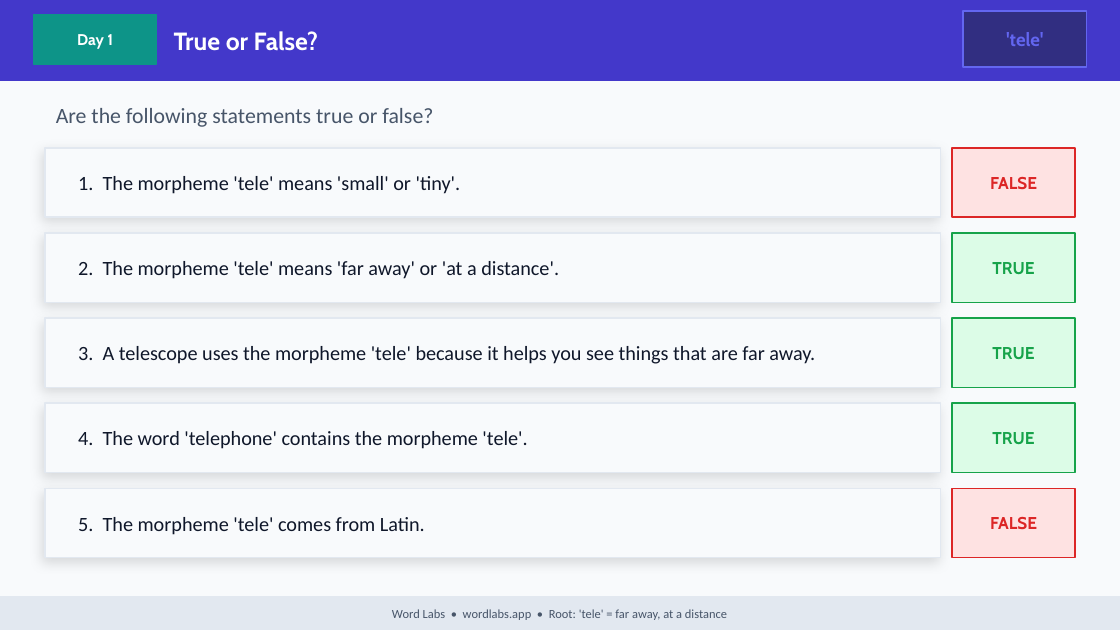
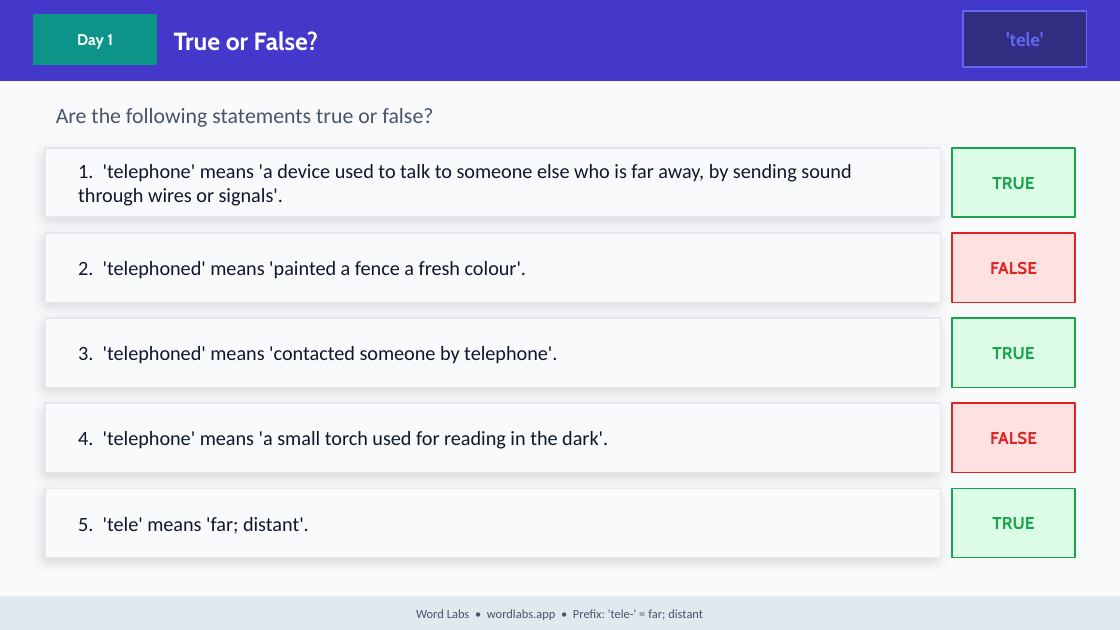
Before and after one commit to NickD135/morphology-builder, a slide deck: slide 5 of output/wordlabs-tele-3day.pptx. Drawn at 1120x630 pixels with LibreOffice and Linux fonts; fonts in the diff are those of the drawing. Boxes give left, top, right and bottom in pixels: in the first picture for what was removed or moved away, otherwise in the second. Text is boxed around its words. In the diff, an @@ line names an element or a change of style, - is before the commit and + after.

Commit message:
fix(deck-accuracy): type-override combining forms (tele/photo/chrono/horo as prefixes), skip non-morpheme 'remove'
tele(22)/photo(8)/chrono(6)/horo(3) were real prefixes mislisted as base decks — building them
as prefix content (keeping base filenames) generates them from existing words, zero new content.
remove=re+move is not a morpheme; skipped. 4 decks reclaimed free.

```diff
--- a/output/wordlabs-tele-3day.pptx
+++ b/output/wordlabs-tele-3day.pptx
@@ rectangle at [952,148,1075,217]: fill #FEE2E2 to #DCFCE7; outline #DC2626 1 pt to #16A34A 1 pt @@
@@ text "TRUE": place and size @@
-text "TRUE" at [992,262,1034,274]
+text "TRUE" at [992,177,1034,189]
@@ text at [78,164,851,206]: text changed @@
-1. The morpheme 'tele' means 'small' or 'tiny'.
+1. 'telephone' means 'a device used to talk to someone else who is far away, by sending sound through wires or signals'.
@@ rectangle at [952,233,1075,302]: fill #DCFCE7 to #FEE2E2; outline #16A34A 1 pt to #DC2626 1 pt @@
@@ text "FALSE": place and size @@
-text "FALSE" at [990,177,1037,189]
+text "FALSE" at [990,262,1037,274]
@@ text at [78,261,526,279]: text changed @@
-2. The morpheme 'tele' means 'far away' or 'at a distance'.
+2. 'telephoned' means 'painted a fence a fresh colour'.
@@ text at [78,346,557,364]: text changed @@
-3. A telescope uses the morpheme 'tele' because it helps you see things that are far away.
+3. 'telephoned' means 'contacted someone by telephone'.
@@ rectangle at [952,403,1075,473]: fill #DCFCE7 to #FEE2E2; outline #16A34A 1 pt to #DC2626 1 pt @@
@@ text "FALSE": place and size @@
-text "FALSE" at [990,517,1037,529]
+text "FALSE" at [990,432,1037,444]
@@ text at [78,431,608,449]: text changed @@
-4. The word 'telephone' contains the morpheme 'tele'.
+4. 'telephone' means 'a small torch used for reading in the dark'.
@@ rectangle at [952,488,1075,558]: fill #FEE2E2 to #DCFCE7; outline #DC2626 1 pt to #16A34A 1 pt @@
@@ text "TRUE": place and size @@
-text "TRUE" at [992,432,1034,444]
+text "TRUE" at [992,517,1034,529]
@@ text at [78,517,309,534]: text changed @@
-5. The morpheme 'tele' comes from Latin.
+5. 'tele' means 'far; distant'.
@@ text at [416,609,703,620]: text changed @@
-Word Labs • wordlabs.app • Root: 'tele' = far away, at a distance
+Word Labs • wordlabs.app • Prefix: 'tele-' = far; distant
```
Also in this commit, not shown: 34 other slides changed, 6 other files.
